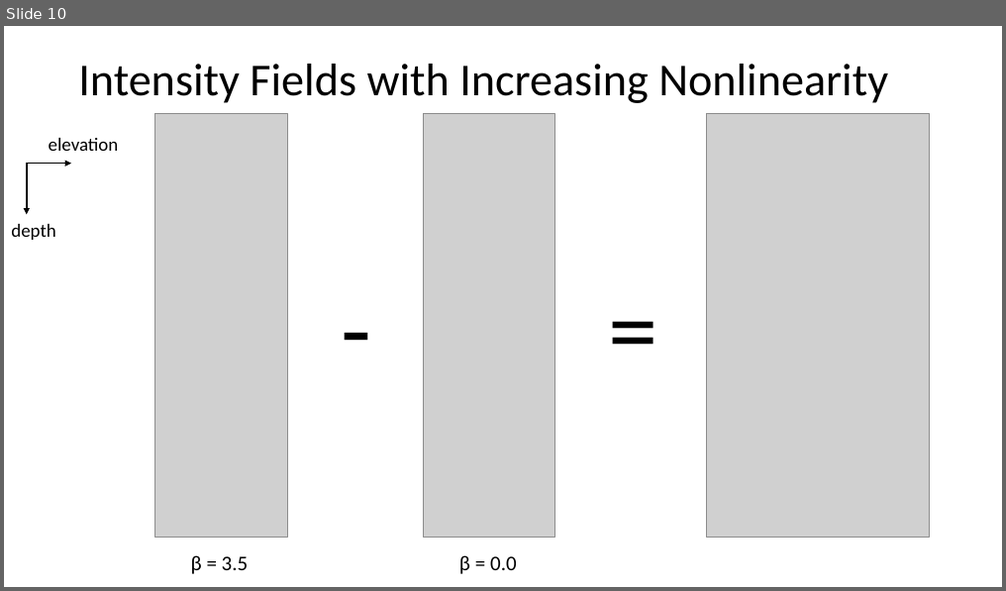
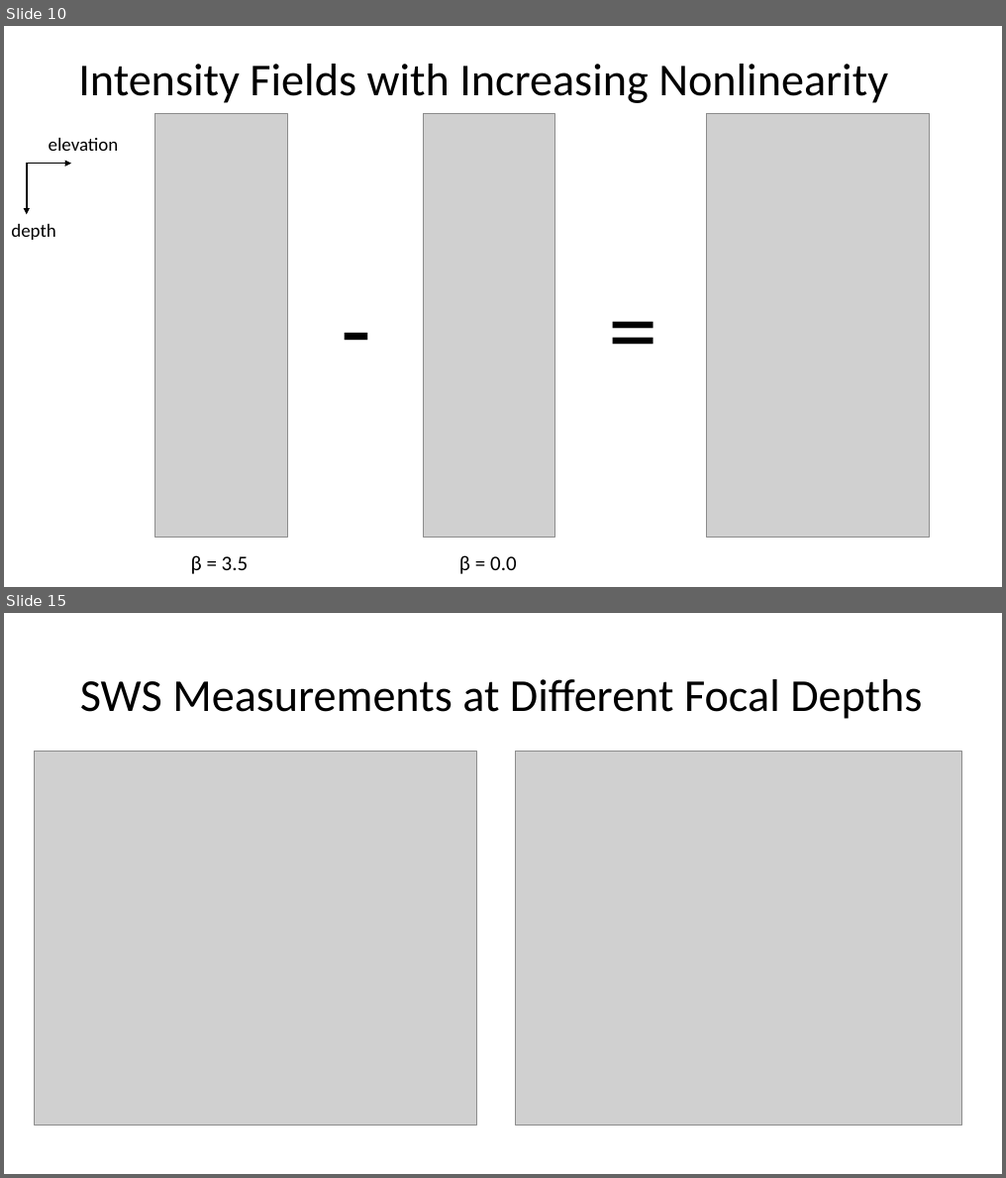
Before and after one commit to ningrui-li/nonlinear_acoustic, a slide deck: presentations/lab_meeting/lab_meeting_2015.04.24_kzk_sws.pptx. Shown one above the other, each under a label of ours: slide 10 before the commit, slides 10 and 15 after it; the slides between them are not shown. The pictures are 1006x591 and 1006x1178 pixels, drawn with LibreOffice and Linux fonts; fonts in the diff are those of the drawing; grey boxes stand for pictures. Boxes give left, top, right and bottom in pixels: in the first picture for what was removed or moved away, otherwise in the second. Text is boxed around its words. In the diff, an @@ line names an element or a change of style, - is before the commit and + after.

```diff
--- a/presentations/lab_meeting/lab_meeting_2015.04.24_kzk_sws.pptx
+++ b/presentations/lab_meeting/lab_meeting_2015.04.24_kzk_sws.pptx
@@ slide 15 added at box(4, 613, 1002, 1174), background #FFFFFF @@
@@ title added at box(80, 679, 922, 719), 44 pt, text #000000 @@
+SWS Measurements at Different Focal Depths
@@ picture added at box(34, 752, 476, 1125) @@
@@ picture added at box(515, 752, 961, 1125) @@
```
Also in this commit, not shown: 2 slides changed, 3 other slides added.
